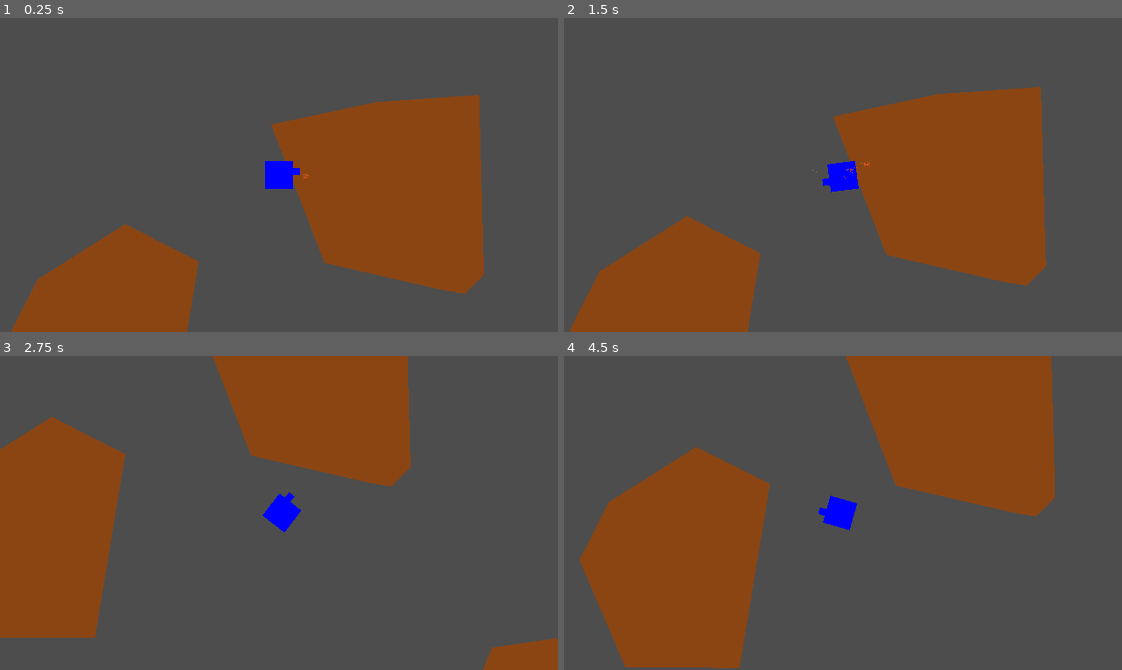
Above: before the commit, frames 1-4 (two rows, left to right).
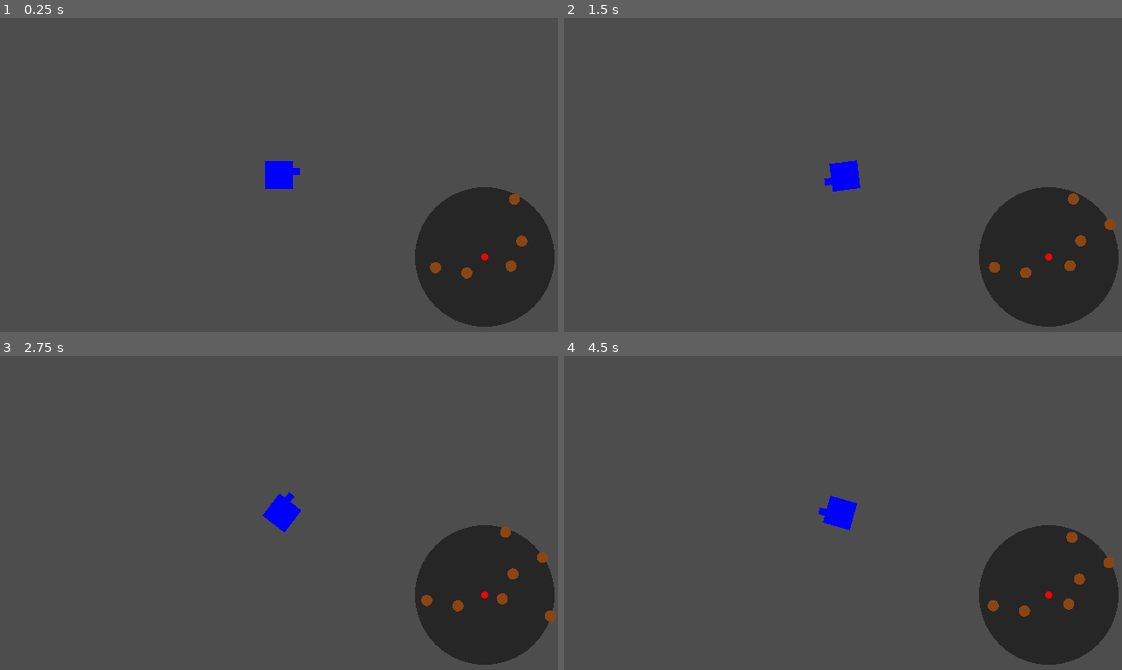
Above: after the commit, the same moments.

Repository: liamhendricks/godot-wild-jam-93
Game: Godot game, scene res://main.tscn
The game is run twice, just before and just after one commit, with the same random seed, the same clock (stepped at 60 frames per second) and the same inputs.
Inputs (mouse positions are in pixels of both pictures, inside the frame that each line leads up to):
- Up to frame 1 (0.25 s): no input
- Up to frame 2 (1.5 s): move the mouse to (965, 159) at 0.52 s; hold D (right) 0.53-1.28 s; move the mouse to (731, 190) at 1.27 s; hold S (down) from 1.28 s (still down)
- Up to frame 3 (2.75 s): move the mouse to (334, 443) at 2.02 s; release S (down) at 2.03 s; hold D (right) from 2.03 s (still down)
- Up to frame 4 (4.5 s): move the mouse to (815, 575) at 2.77 s; release D (right) at 2.78 s; hold W (up) 2.78-3.53 s; move the mouse to (1010, 560) at 3.52 s; hold A (left) from 3.53 s (still down); move the mouse to (675, 465) at 4.27 s

The runs differ from the first frame. In frame 1, 31% of the frame differs, in the area x 2-100%, y 24-100%; in frame 2, 33%; in frame 3, 34%; in frame 4, 41%, in the area x 2-100%, y 0-100%.

Commit message:
polygon splits, minimap, ore

Diff:
--- a/godot-wild-jam-93/autoload/GameManager.gd
+++ b/godot-wild-jam-93/autoload/GameManager.gd
@@ -5,3 +5,24 @@
 func _ready() -> void:
 	rng = RandomNumberGenerator.new()
 	rng.seed = hash(Time.get_ticks_msec())
+
+func get_centroid(points : PackedVector2Array) -> Vector2:
+	if points.size() == 0:
+		return Vector2.ZERO
+
+	var center = Vector2.ZERO
+	for p in points:
+		center += p
+	return center / points.size()
+
+func get_polygon_area(points: PackedVector2Array) -> float:
+	var triangles = Geometry2D.triangulate_polygon(points)
+	var area = 0.0
+
+	for i in range(0, triangles.size(), 3):
+		var a = points[triangles[i]]
+		var b = points[triangles[i+1]]
+		var c = points[triangles[i+2]]
+		area += abs((a.x * (b.y - c.y) + b.x * (c.y - a.y) + c.x * (a.y - b.y)) / 2.0)
+
+	return area
--- a/godot-wild-jam-93/autoload/SignalBus.gd
+++ b/godot-wild-jam-93/autoload/SignalBus.gd
@@ -3,3 +3,4 @@
 signal drill_started()
 signal drill_stopped()
 signal state_transition(from: State, to: State)
+signal asteroid_split(at: Vector2)
--- /dev/null
+++ b/godot-wild-jam-93/autoload/UserInterface.gd
@@ -0,0 +1,6 @@
+extends CanvasLayer
+
+@onready var minimap : Minimap = $Minimap
+
+func init(_player : Player, _shape_generator : ShapeGenerator) -> void:
+	minimap.init(_player, _shape_generator)
--- /dev/null
+++ b/godot-wild-jam-93/autoload/UserInterface.tscn
@@ -0,0 +1,18 @@
+[gd_scene format=3 uid="uid://clu0l3n45ydqp"]
+
+[ext_resource type="Script" uid="uid://bc8x8kboirin5" path="res://autoload/UserInterface.gd" id="1_36yy5"]
+[ext_resource type="Script" uid="uid://b4mto80j8slix" path="res://entities/Minimap.gd" id="2_k50kc"]
+
+[node name="UserInterface" type="CanvasLayer" unique_id=294885365]
+script = ExtResource("1_36yy5")
+
+[node name="Minimap" type="Control" parent="." unique_id=1312504247]
+layout_mode = 3
+anchors_preset = 0
+offset_left = 536.0
+offset_top = 254.0
+offset_right = 576.0
+offset_bottom = 294.0
+script = ExtResource("2_k50kc")
+minimap_radius = 80.0
+metadata/_custom_type_script = "uid://b4mto80j8slix"
--- a/godot-wild-jam-93/components/MovementComponent.gd
+++ b/godot-wild-jam-93/components/MovementComponent.gd
@@ -7,9 +7,13 @@
 @export var drag : float = 100.0
 
 var dir : Vector2
+var locked_dir : Vector2
 
 func _physics_process(delta: float) -> void:
 	dir = Input.get_vector("left", "right", "up", "down")
+	if locked_dir != Vector2.ZERO:
+		pass
+
 	var velocity := dir * speed
 
 	if dir == Vector2.ZERO:
--- /dev/null
+++ b/godot-wild-jam-93/components/PointCreateComponent.gd
@@ -0,0 +1,18 @@
+extends Node
+class_name PointCreateComponent
+
+@export var max_points : int = 16
+@export var min_points : int = 12
+
+func create_convex_points(size_px : float) -> PackedVector2Array:
+	var r := GameManager.rng.randi_range(min_points, max_points)
+	var points : PackedVector2Array = []
+	for n in range(r):
+		var x := GameManager.rng.randf_range(-size_px, size_px)
+		var y := GameManager.rng.randf_range(-size_px, size_px)
+		points.append(Vector2(x, y))
+
+	var convex_points = Geometry2D.convex_hull(points)
+	if Geometry2D.is_polygon_clockwise(convex_points):
+		convex_points.reverse()
+	return convex_points
--- /dev/null
+++ b/godot-wild-jam-93/components/PolygonSplitComponent.gd
@@ -0,0 +1,32 @@
+extends Node
+class_name PolygonSplitComponent
+
+@export var shrink_modifier : float = 0.5
+
+func split_polygon(dir : Vector2, point : Vector2, polygon : PackedVector2Array) -> Array[PackedVector2Array]:
+	var normal := dir.normalized()
+	var points := polygon
+
+	var poly_a := PackedVector2Array()
+	var poly_b := PackedVector2Array()
+
+	for i in points.size():
+		var a = points[i] * shrink_modifier
+		var b = points[(i + 1) % points.size()] * shrink_modifier
+
+		var da = normal.dot(a - point)
+		var db = normal.dot(b - point)
+
+		if da >= 0:
+			poly_a.append(a)
+		else:
+			poly_b.append(a)
+
+		if (da > 0 and db < 0) or (da < 0 and db > 0):
+			var t = da / (da - db)
+			var intersection = a.lerp(b, t)
+
+			poly_a.append(intersection)
+			poly_b.append(intersection)
+
+	return [poly_a, poly_b]
--- a/godot-wild-jam-93/components/ShapeGenerator.gd
+++ b/godot-wild-jam-93/components/ShapeGenerator.gd
@@ -1,17 +1,20 @@
-extends Node2D
+extends Node
 class_name ShapeGenerator
 
 @export var noise_texture : NoiseTexture2D
 @export var threshold : float = 0.3
 @export var max_shapes : int = 128
-@export var world_scale : float = 8.0
+@export var asteroid_size : float = 128.0
+@export var world_scale : float = 2.0
 @export var player : Player
 
 var noise_image : Image
-
+var asteroid_positions : Dictionary[Vector2, bool] = {}
 var asteroid_scene = load("res://entities/Asteroid.tscn")
 
 func _ready() -> void:
+	SignalBus.asteroid_split.connect(_on_asteroid_split)
+
 	if not noise_texture.changed.is_connected(_on_noise_texture_changed):
 		noise_texture.changed.connect(_on_noise_texture_changed)
 
@@ -19,10 +22,10 @@
 	noise_image = noise_texture.get_image()
 	assert(noise_image != null)
 
-	draw()
+	draw(max_shapes)
 
-func draw() -> void:
-	for n in range(max_shapes):
+func draw(num_shapes : int) -> void:
+	for n in range(num_shapes):
 		var local_pos = Vector2(
 			GameManager.rng.randf_range(0.0, int(noise_texture.width)),
 			GameManager.rng.randf_range(0.0, int(noise_texture.height))
@@ -31,18 +34,39 @@
 		if value < threshold:
 			continue
 
-		var node = asteroid_scene.instantiate()
-		add_child(node)
-		var centered_pos = local_pos - Vector2(
-			noise_texture.width * 0.5,
-			noise_texture.height * 0.5
-		)
+		var world_pos = get_world_position(local_pos)
+		asteroid_positions[world_pos] = true
+		var a := create_asteroid(local_pos)
+		a.create_points(asteroid_size)
 
-		var world_space = centered_pos * world_scale
-		node.position = world_space
+func create_asteroid(local_pos : Vector2) -> Asteroid:
+	var asteroid = asteroid_scene.instantiate() as Asteroid
+	GameManager.add_child(asteroid)
+	var centered_pos = local_pos - Vector2(
+		noise_texture.width * 0.5,
+		noise_texture.height * 0.5
+	)
+
+	var world_space = centered_pos * world_scale
+	asteroid.position = world_space
+	asteroid.position_key = world_space
+
+	return asteroid
+
 
 func sample_noise(pos : Vector2) -> float:
 	return noise_image.get_pixel(int(pos.x), int(pos.y)).r
 
 func _on_noise_texture_changed() -> void:
 	pass
+
+func get_world_position(local_pos : Vector2) -> Vector2:
+	var centered_pos = local_pos - Vector2(
+		noise_texture.width * 0.5,
+		noise_texture.height * 0.5
+	)
+
+	return centered_pos * world_scale
+
+func _on_asteroid_split(at : Vector2) -> void:
+	asteroid_positions.erase(at)
--- /dev/null
+++ b/godot-wild-jam-93/components/state/Burst.gd
@@ -0,0 +1,62 @@
+extends State
+class_name BurstState
+
+@export var burst_accel_multiplier : float = 4.0
+@export var burst_time : float = 2.0
+@export var area_threshold : float = 1500.0
+
+var asteroid_scene : PackedScene = load("res://entities/Asteroid.tscn")
+var ore_scene : PackedScene = load("res://entities/Ore.tscn")
+
+func process(_delta:float) -> void:
+	pass
+
+func physics_process(_delta:float) -> void:
+	pass
+
+func enter(data : Dictionary = {}) -> void:
+	player.movement_component.acceleration *= burst_accel_multiplier
+	if "asteroid" not in data:
+		machine.transition("fly")
+		return
+
+	var asteroid : Asteroid = data["asteroid"]
+	var ray_origin = player.raycast.global_position
+	var hit_point = player.raycast.get_collision_point()
+	var global_cut_dir = (hit_point - ray_origin).normalized().orthogonal()
+	var local_cut_point = asteroid.to_local(hit_point)
+	var local_cut_dir = global_cut_dir.rotated(-asteroid.global_rotation)
+	var splits := asteroid.split_polygon(local_cut_dir, local_cut_point)
+
+	if len(splits) == 2:
+		handle_split(splits[0], true, asteroid.rotation)
+		handle_split(splits[1], false, asteroid.rotation)
+
+	SignalBus.asteroid_split.emit(asteroid.position_key)
+
+	asteroid.queue_free()
+	await GameManager.get_tree().create_timer(burst_time).timeout
+	machine.transition("fly")
+
+func exit() -> void:
+	player.movement_component.acceleration /= burst_accel_multiplier
+
+func handle_split(points : PackedVector2Array, right_side : bool, rot : float):
+	var area := GameManager.get_polygon_area(points)
+	if len(points) < 3 || area < area_threshold:
+		var ore = ore_scene.instantiate() as Ore
+		GameManager.add_child(ore)
+		ore.rotation = rot
+		if right_side:
+			ore.global_position = player.right_spawn.global_position
+		else:
+			ore.global_position = player.left_spawn.global_position
+	else:
+		var a = asteroid_scene.instantiate() as Asteroid
+		GameManager.add_child(a)
+		a.set_points(points)
+		a.rotation = rot
+		if right_side:
+			a.global_position = player.right_spawn.global_position
+		else:
+			a.global_position = player.left_spawn.global_position
--- a/godot-wild-jam-93/components/state/Drill.gd
+++ b/godot-wild-jam-93/components/state/Drill.gd
@@ -1,14 +1,24 @@
 extends State
 class_name DrillState
+
+const MAX_DRILL_BURST_VALUE : float = 1.0
+const INITIAL_VELOCITY_MODIFIER : float = 3.0
 
 @export var drill_speed : float = 50.0
 @export var drill_drag : float = 500.0
 @export var drill_accel : float = 10.0
-var drill_particles_scene :PackedScene = load("res://effects/DrillParticles.tscn")
+@export var drill_speed_modifier : float = 2.0
+@export var drill_particle_velocity_modifier : float = 50.0
+
+var drill_particles_scene : PackedScene = load("res://effects/DrillParticles.tscn")
 var drill_particles : DrillParticles
+var asteroid : Asteroid
+
 var speed_tmp: float = 0.0
 var drag_tmp: float = 0.0
 var accel_tmp: float = 0.0
+
+var drill_burst_value : float = 0.0
 
 func init() -> void:
 	drill_particles = drill_particles_scene.instantiate()
@@ -16,17 +26,24 @@
 	drill_particles.position = player.raycast.target_position
 
 func process(_delta:float) -> void:
-	pass
+	drill_burst_value = lerp(drill_burst_value, MAX_DRILL_BURST_VALUE, (_delta * drill_speed_modifier))
+	if drill_burst_value >= MAX_DRILL_BURST_VALUE - 0.01:
+		machine.transition("burst", {"asteroid": asteroid})
+		return
 
 func physics_process(_delta:float) -> void:
 	if !player.raycast.is_colliding():
 		machine.transition("fly")
 		return
 
-func enter() -> void:
-	drill_particles.init(player.raycast.get_collision_normal() * 50.0)
-	var velocity := player.velocity
-	player.velocity = velocity / 2
+	# if we collide with a new asteroid while still in drill state, reset the asteroid
+	if player.raycast.get_collider_rid() != asteroid.get_rid():
+		enter({})
+
+func enter(_data : Dictionary = {}) -> void:
+	_set_asteroid()
+	var velocity := player.raycast.target_position.normalized() * INITIAL_VELOCITY_MODIFIER
+	player.velocity = velocity
 	speed_tmp = player.movement_component.speed
 	drag_tmp = player.movement_component.drag
 	accel_tmp = player.movement_component.acceleration
@@ -35,7 +52,13 @@
 	player.movement_component.drag = drill_drag
 
 func exit() -> void:
+	asteroid = null
 	drill_particles.particles.emitting = false
 	player.movement_component.speed = speed_tmp
 	player.movement_component.drag = drag_tmp
 	player.movement_component.acceleration = accel_tmp
+
+func _set_asteroid() -> void:
+	drill_burst_value = 0.0
+	asteroid = player.raycast.get_collider()
+	drill_particles.init(player.raycast.get_collision_normal() * drill_particle_velocity_modifier)
--- a/godot-wild-jam-93/components/state/Fly.gd
+++ b/godot-wild-jam-93/components/state/Fly.gd
@@ -9,7 +9,7 @@
 		machine.transition("drill")
 		return
 
-func enter() -> void:
+func enter(_data : Dictionary = {}) -> void:
 	pass
 
 func exit() -> void:
--- a/godot-wild-jam-93/components/state/State.gd
+++ b/godot-wild-jam-93/components/state/State.gd
@@ -13,7 +13,7 @@
 func physics_process(_delta:float) -> void:
 	pass
 
-func enter() -> void:
+func enter(_data : Dictionary = {}) -> void:
 	pass
 
 func exit() -> void:
--- a/godot-wild-jam-93/components/state/StateMachine.gd
+++ b/godot-wild-jam-93/components/state/StateMachine.gd
@@ -19,14 +19,14 @@
 	_current_state = states[0]
 	_current_state.enter()
 
-func transition(to : String) -> void:
+func transition(to : String, data : Dictionary = {}) -> void:
 	if to not in _states:
 		return
 
 	var from := _current_state
 	_current_state.exit()
 	_current_state = _states[to]
-	_current_state.enter()
+	_current_state.enter(data)
 
 	SignalBus.state_transition.emit(from, _current_state)
 
--- /dev/null
+++ b/godot-wild-jam-93/data/ResourceData.gd
@@ -0,0 +1,7 @@
+extends Resource
+class_name ResourceData
+
+enum RESOURCE_TYPES {ORE}
+
+@export var resource_type : RESOURCE_TYPES = RESOURCE_TYPES.ORE
+@export var resource_amount : int = 0
--- a/godot-wild-jam-93/entities/Asteroid.gd
+++ b/godot-wild-jam-93/entities/Asteroid.gd
@@ -2,23 +2,23 @@
 class_name Asteroid
 
 @onready var collision_shape : CollisionPolygon2D = $CollisionPolygon2D
+@onready var point_create_component : PointCreateComponent = $PointCreateComponent
+@onready var polygon_split_component : PolygonSplitComponent = $PolygonSplitComponent
 
-const MAX_POINTS : int = 16
-const MIN_POINTS : int = 12
-const SIZE_PX : float = 128.0
+var position_key : Vector2
 
 func _ready() -> void:
 	draw.connect(_on_draw)
-	var r := GameManager.rng.randi_range(MIN_POINTS, MAX_POINTS)
-	var points : PackedVector2Array = []
-	for n in range(r):
-		var x := GameManager.rng.randf_range(-SIZE_PX, SIZE_PX)
-		var y := GameManager.rng.randf_range(-SIZE_PX, SIZE_PX)
-		points.append(Vector2(x, y))
 
+func create_points(size : float) -> void:
+	collision_shape.polygon = point_create_component.create_convex_points(size)
+
+func set_points(points : PackedVector2Array) -> void:
 	var convex_points = Geometry2D.convex_hull(points)
+	collision_shape.polygon = convex_points
 
-	collision_shape.polygon = convex_points
+func split_polygon(dir : Vector2, point : Vector2) -> Array[PackedVector2Array]:
+	return polygon_split_component.split_polygon(dir, point, collision_shape.polygon)
 
 func _on_draw() -> void:
 	draw_colored_polygon(collision_shape.polygon, Color.SADDLE_BROWN)
--- a/godot-wild-jam-93/entities/Asteroid.tscn
+++ b/godot-wild-jam-93/entities/Asteroid.tscn
@@ -1,6 +1,8 @@
 [gd_scene format=3 uid="uid://dm1rxwphsrdjd"]
 
 [ext_resource type="Script" uid="uid://cdojdsab21ytx" path="res://entities/Asteroid.gd" id="1_11ekk"]
+[ext_resource type="Script" uid="uid://b54wodi4jaa3h" path="res://components/PointCreateComponent.gd" id="2_ilay8"]
+[ext_resource type="Script" uid="uid://dkk3ojuvsva8i" path="res://components/PolygonSplitComponent.gd" id="3_tm4ig"]
 
 [node name="Asteroid" type="RigidBody2D" unique_id=956237818]
 collision_layer = 2
@@ -9,3 +11,10 @@
 script = ExtResource("1_11ekk")
 
 [node name="CollisionPolygon2D" type="CollisionPolygon2D" parent="." unique_id=1601113589]
+
+[node name="PointCreateComponent" type="Node" parent="." unique_id=2006931831]
+script = ExtResource("2_ilay8")
+
+[node name="PolygonSplitComponent" type="Node" parent="." unique_id=1483968233]
+script = ExtResource("3_tm4ig")
+shrink_modifier = 0.75
--- /dev/null
+++ b/godot-wild-jam-93/entities/Minimap.gd
@@ -0,0 +1,38 @@
+extends Control
+class_name Minimap
+
+@export var minimap_scale : float = 0.05
+@export var minimap_radius : float = 100.0
+@export var world_range : float = 2000.0
+var shape_generator : ShapeGenerator
+var player : Player
+
+func init(_player : Player, _shape_generator : ShapeGenerator) -> void:
+	player = _player
+	shape_generator = _shape_generator
+
+func _draw() -> void:
+	if not shape_generator:
+		return
+
+	var center = size * 0.5
+	draw_circle(center, minimap_radius, Color(0,0,0,0.5))
+
+	for world_pos in shape_generator.asteroid_positions.keys():
+		var offset = world_pos - player.global_position
+		var distance = offset.length()
+
+		if distance > world_range:
+			continue
+
+		var normalized = offset / world_range
+
+		var map_pos = center + normalized * minimap_radius
+
+		draw_circle(map_pos, shape_generator.asteroid_size * minimap_scale, Color.SADDLE_BROWN)
+
+	#player
+	draw_circle(center, 4.0, Color.RED)
+
+func _process(_delta):
+	queue_redraw()
--- /dev/null
+++ b/godot-wild-jam-93/entities/Minimap.tscn
@@ -0,0 +1,8 @@
+[gd_scene format=3 uid="uid://d2oq3o53weuwx"]
+
+[ext_resource type="Script" uid="uid://b4mto80j8slix" path="res://entities/Minimap.gd" id="1_2xpgl"]
+
+[node name="Minimap" type="Control" unique_id=1828401618]
+layout_mode = 3
+anchors_preset = 0
+script = ExtResource("1_2xpgl")
--- /dev/null
+++ b/godot-wild-jam-93/entities/Ore.gd
@@ -0,0 +1,15 @@
+extends RigidBody2D
+class_name Ore
+
+@export var data : ResourceData
+@export var size_px : float = 128.0
+
+@onready var point_create_component : PointCreateComponent = $PointCreateComponent
+@onready var collision_shape : CollisionPolygon2D = $CollisionPolygon2D
+
+func _ready() -> void:
+	draw.connect(_on_draw)
+	collision_shape.polygon = point_create_component.create_convex_points(size_px)
+
+func _on_draw() -> void:
+	draw_colored_polygon(collision_shape.polygon, Color.AQUA)
--- /dev/null
+++ b/godot-wild-jam-93/entities/Ore.tscn
@@ -0,0 +1,16 @@
+[gd_scene format=3 uid="uid://c3w832r7866b6"]
+
+[ext_resource type="Script" uid="uid://duqpybowitx" path="res://entities/Ore.gd" id="1_0eihh"]
+[ext_resource type="Script" uid="uid://b54wodi4jaa3h" path="res://components/PointCreateComponent.gd" id="2_8ft8t"]
+
+[node name="Ore" type="RigidBody2D" unique_id=45542919]
+gravity_scale = 0.0
+script = ExtResource("1_0eihh")
+
+[node name="CollisionPolygon2D" type="CollisionPolygon2D" parent="." unique_id=161058284]
+
+[node name="PointCreateComponent" type="Node" parent="." unique_id=118889988]
+script = ExtResource("2_8ft8t")
+max_points = 12
+min_points = 8
+metadata/_custom_type_script = "uid://b54wodi4jaa3h"
--- a/godot-wild-jam-93/entities/Player.gd
+++ b/godot-wild-jam-93/entities/Player.gd
@@ -4,6 +4,8 @@
 @export var movement_component : MovementComponent
 @export var state_machine : StateMachine
 @onready var raycast : RayCast2D = $RayCast2D
+@onready var left_spawn : Node2D = $LeftSpawn
+@onready var right_spawn : Node2D = $RightSpawn
 
 var active_chunk : Vector2i
 var dir : Vector2 = Vector2.ZERO
--- a/godot-wild-jam-93/entities/Player.tscn
+++ b/godot-wild-jam-93/entities/Player.tscn
@@ -4,6 +4,7 @@
 [ext_resource type="Script" uid="uid://be36p4yydhbkw" path="res://components/MovementComponent.gd" id="2_lw5ub"]
 
 [sub_resource type="CircleShape2D" id="CircleShape2D_1bvp3"]
+radius = 8.0
 
 [node name="Player" type="CharacterBody2D" unique_id=541402811 node_paths=PackedStringArray("movement_component")]
 collision_mask = 2
@@ -23,3 +24,9 @@
 [node name="RayCast2D" type="RayCast2D" parent="." unique_id=589373858]
 target_position = Vector2(32, 0)
 collision_mask = 2
+
+[node name="RightSpawn" type="Node2D" parent="." unique_id=1939218637]
+position = Vector2(32, 32)
+
+[node name="LeftSpawn" type="Node2D" parent="." unique_id=908902672]
+position = Vector2(32, -32)
--- a/godot-wild-jam-93/main.gd
+++ b/godot-wild-jam-93/main.gd
@@ -7,6 +7,7 @@
 
 func _ready() -> void:
 	state_machine.init(player)
+	UserInterface.init(player, shape_generator)
 
 func _input(event: InputEvent) -> void:
 	if event.is_action_pressed("quit"):
--- a/godot-wild-jam-93/main.tscn
+++ b/godot-wild-jam-93/main.tscn
@@ -7,6 +7,7 @@
 [ext_resource type="Script" uid="uid://d35pwgxepfule" path="res://components/state/State.gd" id="5_lquwl"]
 [ext_resource type="Script" uid="uid://dnv04idjknbk8" path="res://components/state/Fly.gd" id="6_7mycd"]
 [ext_resource type="Script" uid="uid://c5e2txg2grome" path="res://components/state/Drill.gd" id="7_272bh"]
+[ext_resource type="Script" uid="uid://c2opaw30b4xa3" path="res://components/state/Burst.gd" id="8_5vw27"]
 
 [sub_resource type="Gradient" id="Gradient_1bvp3"]
 
@@ -15,6 +16,8 @@
 frequency = 0.0143
 
 [sub_resource type="NoiseTexture2D" id="NoiseTexture2D_7mycd"]
+width = 1024
+height = 1024
 noise = SubResource("FastNoiseLite_lquwl")
 color_ramp = SubResource("Gradient_1bvp3")
 seamless = true
@@ -29,13 +32,19 @@
 state_name = "drill"
 metadata/_custom_type_script = "uid://c5e2txg2grome"
 
+[sub_resource type="Resource" id="Resource_kek77"]
+script = ExtResource("8_5vw27")
+state_name = "burst"
+metadata/_custom_type_script = "uid://c2opaw30b4xa3"
+
 [node name="Main" type="Node2D" unique_id=915958229]
 script = ExtResource("1_0xm2m")
 
-[node name="ShapeGenerator" type="Node2D" parent="." unique_id=1326100570 node_paths=PackedStringArray("player")]
+[node name="ShapeGenerator" type="Node" parent="." unique_id=1826845370 node_paths=PackedStringArray("player")]
 script = ExtResource("1_ig7tw")
 noise_texture = SubResource("NoiseTexture2D_7mycd")
 threshold = 0.5
+world_scale = 8.0
 player = NodePath("../Player")
 
 [node name="Camera2D" type="Camera2D" parent="." unique_id=851280059]
@@ -45,5 +54,5 @@
 
 [node name="StateMachine" type="Node" parent="." unique_id=2086443390]
 script = ExtResource("4_lquwl")
-states = Array[ExtResource("5_lquwl")]([SubResource("Resource_272bh"), SubResource("Resource_5vw27")])
+states = Array[ExtResource("5_lquwl")]([SubResource("Resource_272bh"), SubResource("Resource_5vw27"), SubResource("Resource_kek77")])
 metadata/_custom_type_script = "uid://bdi6qp6ufr7jy"
--- a/godot-wild-jam-93/project.godot
+++ b/godot-wild-jam-93/project.godot
@@ -20,6 +20,7 @@
 GameManager="*uid://bdteig7c8tnoq"
 SignalBus="*uid://bu84tfgl5144j"
 LogManager="*uid://dlejp4mosxvdv"
+UserInterface="*uid://clu0l3n45ydqp"
 
 [display]
 
Not shown, added: godot-wild-jam-93/autoload/UserInterface.gd.uid
Not shown, added: godot-wild-jam-93/components/PointCreateComponent.gd.uid
Not shown, added: godot-wild-jam-93/components/PolygonSplitComponent.gd.uid
Not shown, added: godot-wild-jam-93/components/state/Burst.gd.uid
Not shown, added: godot-wild-jam-93/data/ResourceData.gd.uid
Not shown, added: godot-wild-jam-93/entities/Minimap.gd.uid
Not shown, added: godot-wild-jam-93/entities/Ore.gd.uid
